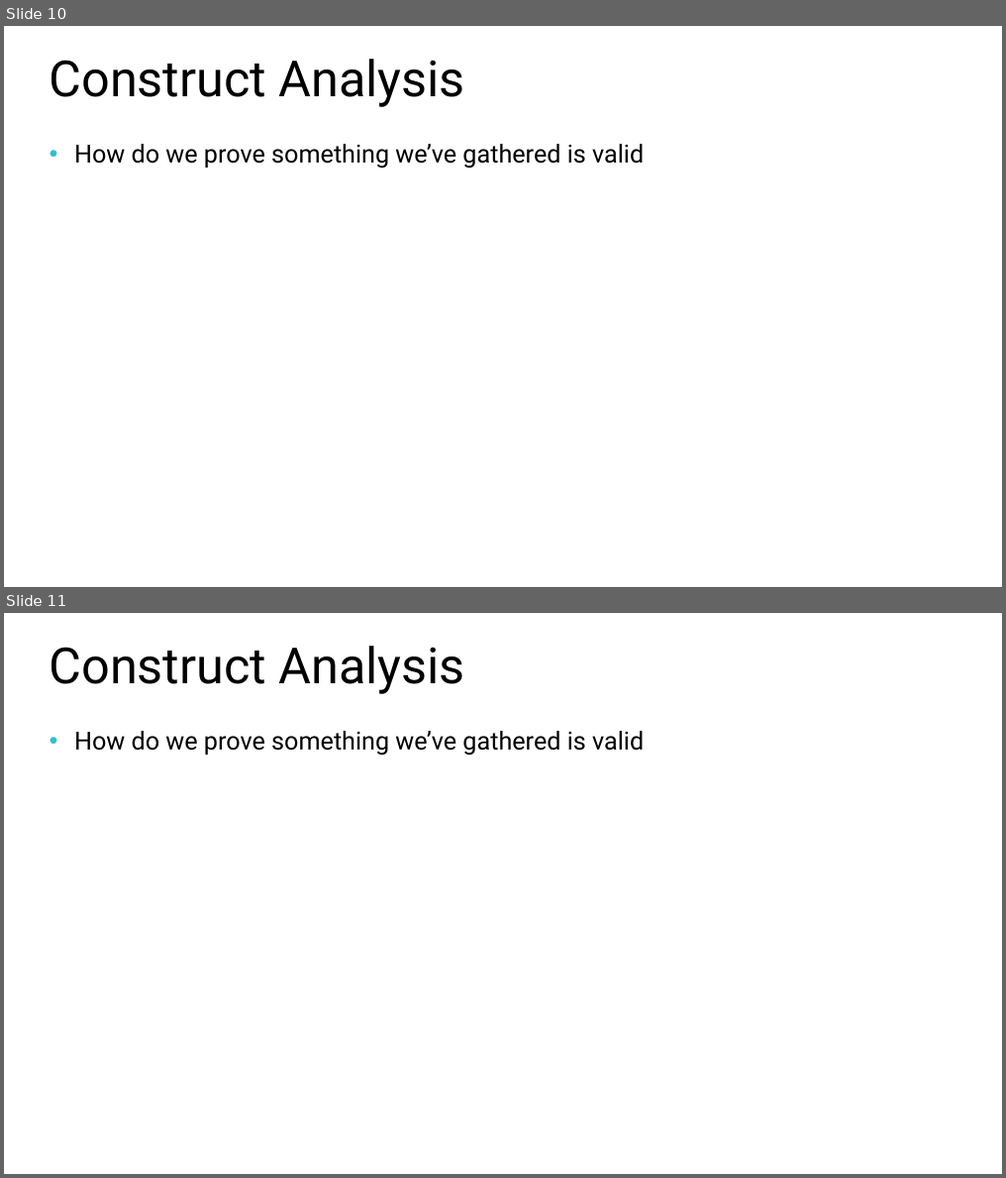
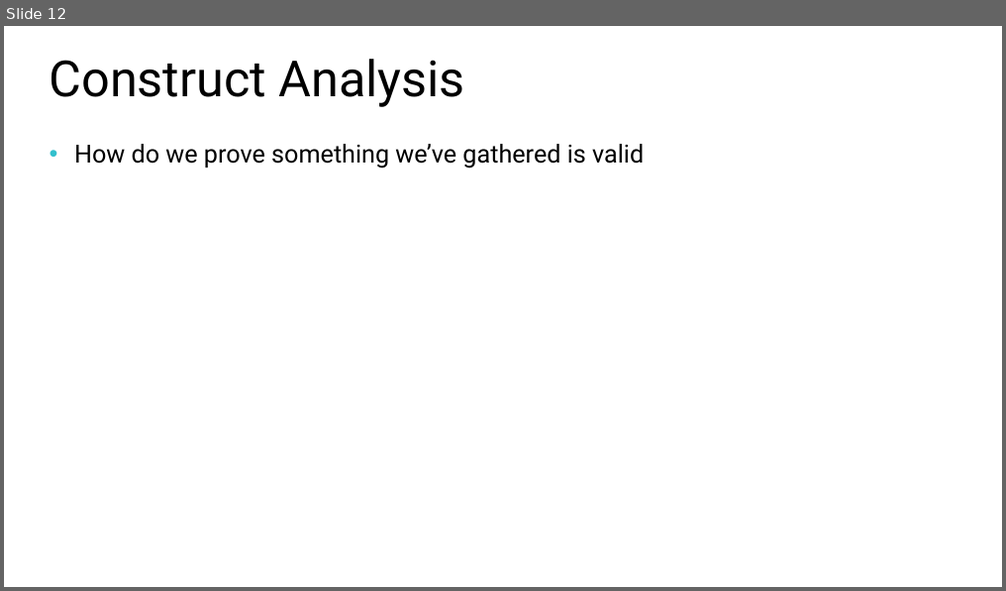
Before and after one commit to williamadba/Public-Presentations, a slide deck: SQLSat Baton Rouge BI 2020/Ethics in Modern Data.pptx. Shown one above the other, each under a label of ours: slides 10 and 11 before the commit, slide 12 after it. The pictures are 1006x1178 and 1006x591 pixels, drawn with LibreOffice and Linux fonts; fonts in the diff are those of the drawing. Boxes give left, top, right and bottom in pixels: in the first picture for what was removed or moved away, otherwise in the second. Text is boxed around its words. In the diff, an @@ line names an element or a change of style, - is before the commit and + after.

```diff
--- a/SQLSat Baton Rouge BI 2020/Ethics in Modern Data.pptx
+++ b/SQLSat Baton Rouge BI 2020/Ethics in Modern Data.pptx
@@ slide 11 removed at (4,613,1002,1174), background #FFFFFF @@
@@ title removed at (50,646,465,694) @@
-Construct Analysis
@@ text removed at (74,731,644,756) @@
-• How do we prove something we’ve gathered is valid
@@ what was slide 10 is now slide 12 @@
```
Also in this commit, not shown: 7 slides added, 10 other slides removed.
